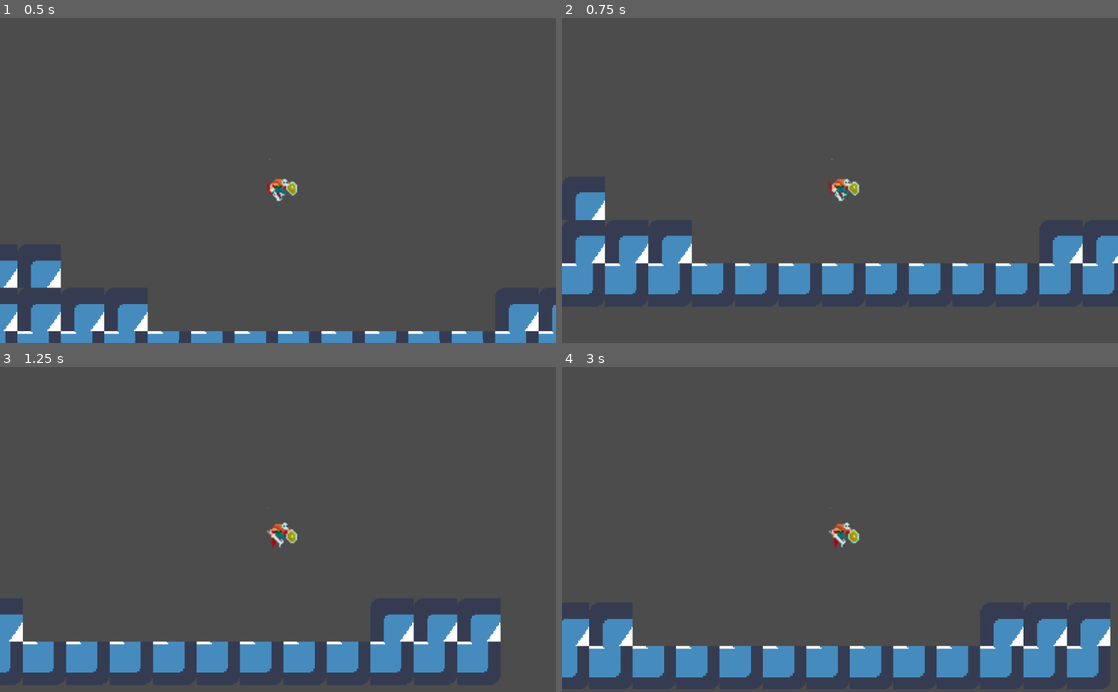
Above: before the commit, frames 1-4 (two rows, left to right).
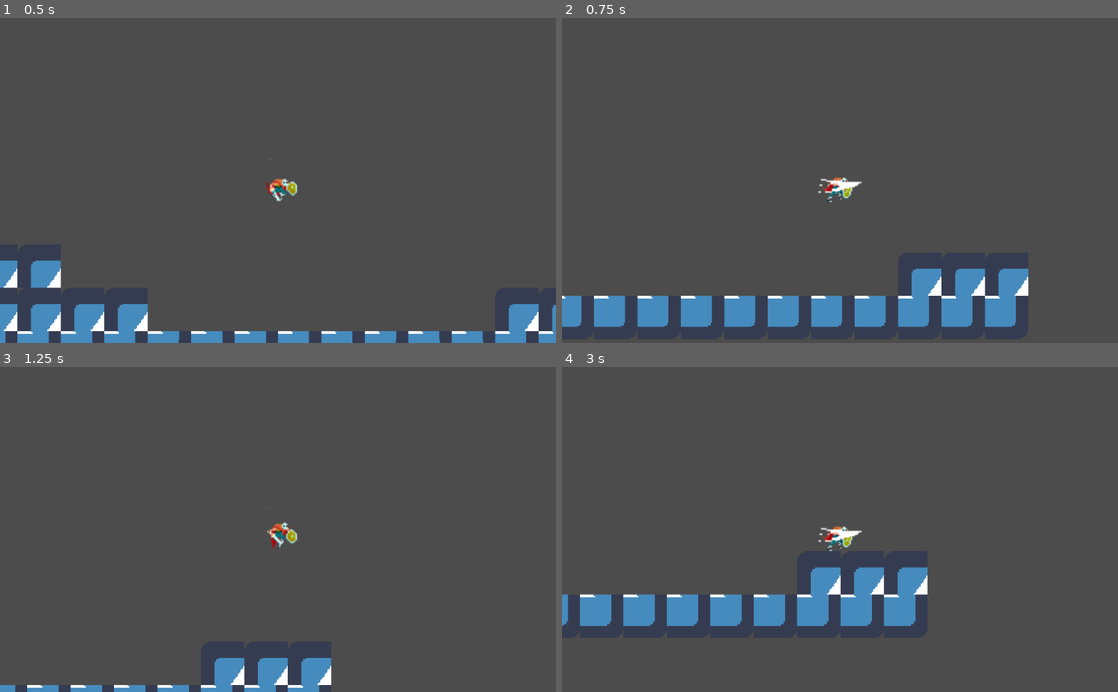
Above: after the commit, the same moments.

Repository: Jollista/Godot-Platformer
Game: Godot game, scene res://PlatformerSceneTest.tscn
The game is run twice, just before and just after one commit, with the same random seed, the same clock (stepped at 60 frames per second) and the same inputs. The engine's default icon, where the game draws it, is replaced by a stand-in: a white triangle on a blue panel in a dark square.
Inputs (mouse positions are in pixels of both pictures, inside the frame that each line leads up to):
- Up to frame 1 (0.5 s): no input
- Up to frame 2 (0.75 s): move the mouse to (962, 164) at 0.52 s; hold D (right) from 0.53 s (still down); hold Space (jump) from 0.53 s (still down); click (962, 164) at 0.67 s
- Up to frame 3 (1.25 s): keep holding D (right); keep holding Space (jump)
- Up to frame 4 (3 s): move the mouse to (728, 545) at 1.27 s; release Space (jump) at 1.28 s; tap Space (jump) at 1.35, 1.52, 1.82, 2.85 s; click (728, 545) at 1.42 s; move the mouse to (895, 458) at 2.02 s; release D (right) at 2.03 s; hold A (left) 2.03-2.78 s; hold Space (jump) 2.03-2.78 s; click (895, 458) at 2.17 s; move the mouse to (812, 594) at 2.77 s; hold D (right) from 2.78 s (still down); click (812, 594) at 2.92 s

Frame 1 is identical in both runs. In frame 2, 15% of the frame differs, in the area x 0-100%, y 43-96%; in frame 3, 9.4%; in frame 4, 15%, in the area x 0-99%, y 47-96%.

Commit message:
dash and dash anim

Diff:
--- a/PlatformerSceneTest.tscn
+++ b/PlatformerSceneTest.tscn
@@ -6,6 +6,22 @@
 
 [sub_resource type="CapsuleShape2D" id=1]
 height = 0.0
+
+[sub_resource type="Animation" id=7]
+resource_name = "Dash"
+length = 0.3
+tracks/0/type = "value"
+tracks/0/path = NodePath("Sprite:frame")
+tracks/0/interp = 1
+tracks/0/loop_wrap = true
+tracks/0/imported = false
+tracks/0/enabled = true
+tracks/0/keys = {
+"times": PoolRealArray( 0, 0.1, 0.2 ),
+"transitions": PoolRealArray( 1, 1, 1 ),
+"update": 1,
+"values": [ 34, 35, 36 ]
+}
 
 [sub_resource type="Animation" id=5]
 resource_name = "Fall"
@@ -108,12 +124,16 @@
 zoom = Vector2( 0.4, 0.4 )
 
 [node name="AnimationPlayer" type="AnimationPlayer" parent="Player"]
+anims/Dash = SubResource( 7 )
 anims/Fall = SubResource( 5 )
 anims/Idle = SubResource( 2 )
 anims/Jump = SubResource( 4 )
 anims/RESET = SubResource( 3 )
 anims/Run = SubResource( 6 )
 
+[node name="DashDelayTimer" type="Timer" parent="Player"]
+one_shot = true
+
 [node name="TileMap" type="TileMap" parent="."]
 tile_set = ExtResource( 2 )
 cell_size = Vector2( 32, 32 )
--- a/PlayerController.gd
+++ b/PlayerController.gd
@@ -3,13 +3,19 @@
 const UP = Vector2.UP
 const GRAVITY = 20
 const MAX_FALL_SPEED = 200
-const MAX_SPEED = 150
+const MAX_SPEED = 200
 const JUMP_FORCE = 400
-const ACCELERATION = 10
+const ACCELERATION = 15
 
 var motion = Vector2()
 var facingRight = true
 var falling = false
+
+onready var sprite := $Sprite
+onready var anim := $AnimationPlayer
+onready var dashDelayTimer := $DashDelayTimer
+
+export var dashDelay: float = 0.5
 
 func _ready():
 	pass
@@ -20,42 +26,57 @@
 	if motion.y > MAX_FALL_SPEED:
 		motion.y = MAX_FALL_SPEED
 
+	# used for animation facing
 	if facingRight == true:
-		$Sprite.scale.x = 1
+		sprite.scale.x = 1
 	else:
-		$Sprite.scale.x = -1
-
-	motion.x = clamp(motion.x, -MAX_SPEED, MAX_SPEED)
+		sprite.scale.x = -1
 
 	# horizontal movement
 	if Input.is_action_pressed("right"):
 		motion.x += ACCELERATION
 		facingRight = true
-		if is_on_floor():
-			$AnimationPlayer.play("Run")
+		if is_on_floor() && anim.current_animation != "Dash":
+			anim.play("Run")
 	elif Input.is_action_pressed("left"):
 		motion.x -= ACCELERATION
 		facingRight = false
-		if is_on_floor():
-			$AnimationPlayer.play("Run")
-	else:
+		if is_on_floor() && anim.current_animation != "Dash":
+			anim.play("Run")
+	else: # slow down if not running
 		motion.x = lerp(motion.x, 0, 0.2)
-		if is_on_floor():
-			$AnimationPlayer.play("Idle")
+		if is_on_floor() && anim.current_animation != "Dash":
+			anim.play("Idle")
+	# limit to max speed
+	motion.x = clamp(motion.x, -MAX_SPEED, MAX_SPEED)
+	print(motion.x)
 
 	# jumping
 	if is_on_floor(): # can only jump if on floor
 		falling = false
-		if Input.is_action_pressed("jump"):
+		if Input.is_action_pressed("jump") && anim.current_animation != "Dash":
 			motion.y = -JUMP_FORCE
 	else: # is in air
-		if motion.y < 0:
-			$AnimationPlayer.play("Jump")
-		elif (motion.y > 0 && !falling):
-			$AnimationPlayer.play("Fall")
-			print(String(motion.y > 0 && !falling))
+		if motion.y < 0 && anim.current_animation != "Dash":
+			anim.play("Jump")
+		elif (motion.y > 0 && !falling) && anim.current_animation != "Dash":
+			anim.play("Fall")
 			falling = true
 
-	#print("current_animation = " + String($AnimationPlayer.current_animation))
+	# apply movement
+	motion = move_and_slide(motion, UP)
 
-	motion = move_and_slide(motion, UP)
+func _input(event):
+	if event is InputEventMouseButton and dashDelayTimer.is_stopped(): # on click
+		# start timer
+		dashDelayTimer.start(dashDelay)
+
+		var mouse_direction = get_local_mouse_position().normalized()
+		motion = Vector2(MAX_SPEED/2 * mouse_direction.x, MAX_SPEED/2 * mouse_direction.y)
+		print(get_viewport().get_mouse_position())
+
+		# animate
+		anim.play("Dash")
+
+		# apply movement
+		move_and_collide(motion)
Not shown: 1 places in PlatformerSceneTest.tscn that only renumber resources
